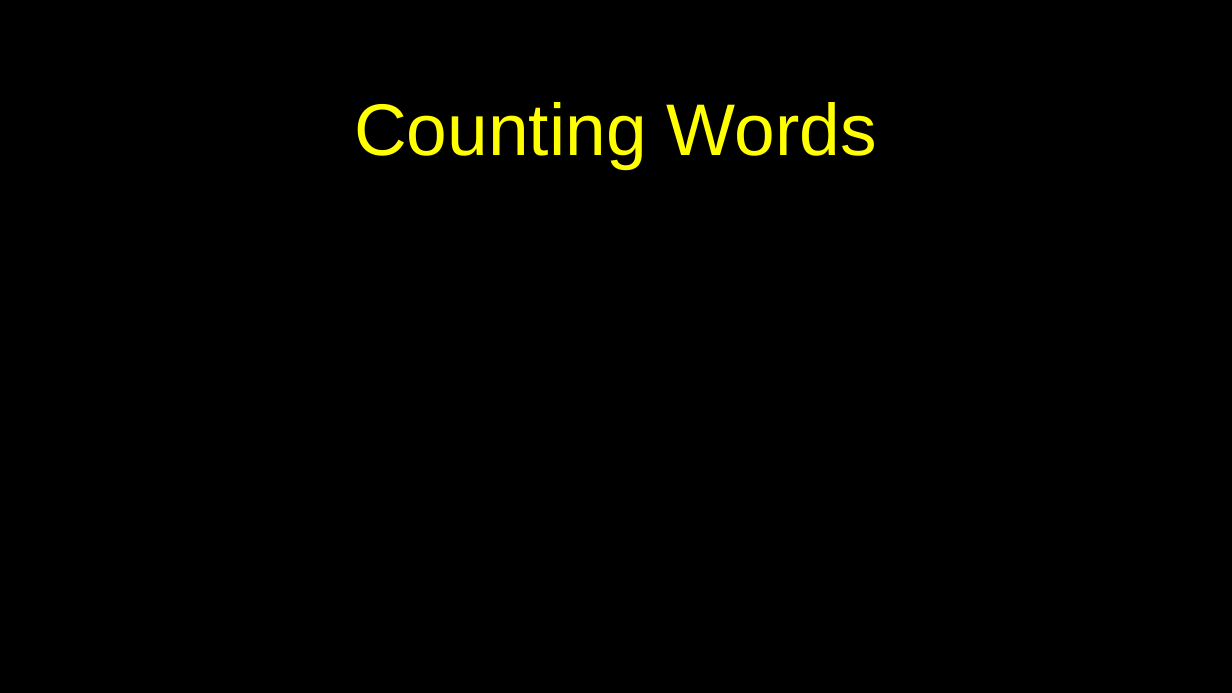
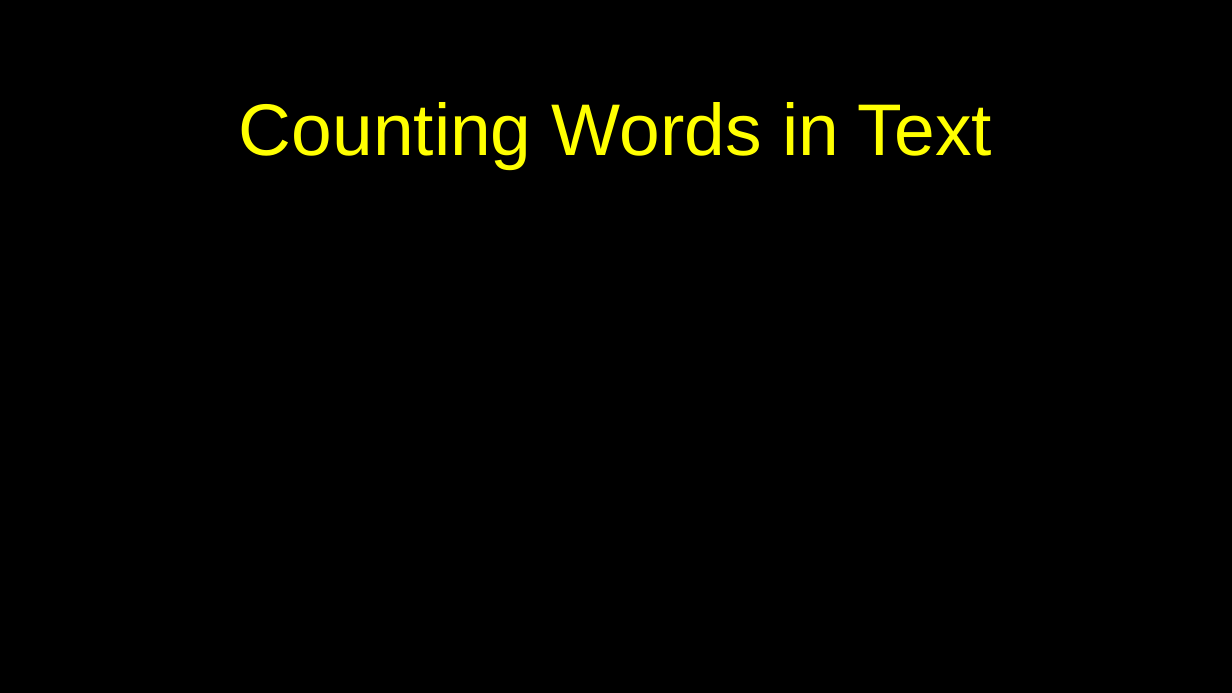
Before and after one commit to csev/py4e, a slide deck: slide 21 of lectures3/Pythonlearn-09-Dictionaries.pptx. Drawn at 1232x693 pixels with LibreOffice and Linux fonts; fonts in the diff are those of the drawing. Boxes give left, top, right and bottom in pixels: in the first picture for what was removed or moved away, otherwise in the second. Text is boxed around its words. In the diff, an @@ line names an element or a change of style, - is before the commit and + after.

```diff
--- a/lectures3/Pythonlearn-09-Dictionaries.pptx
+++ b/lectures3/Pythonlearn-09-Dictionaries.pptx
@@ title at bbox=[239, 102, 992, 169]: text changed @@
-Counting Words
+Counting Words in Text
```
Also in this commit, not shown: 1 other file.
